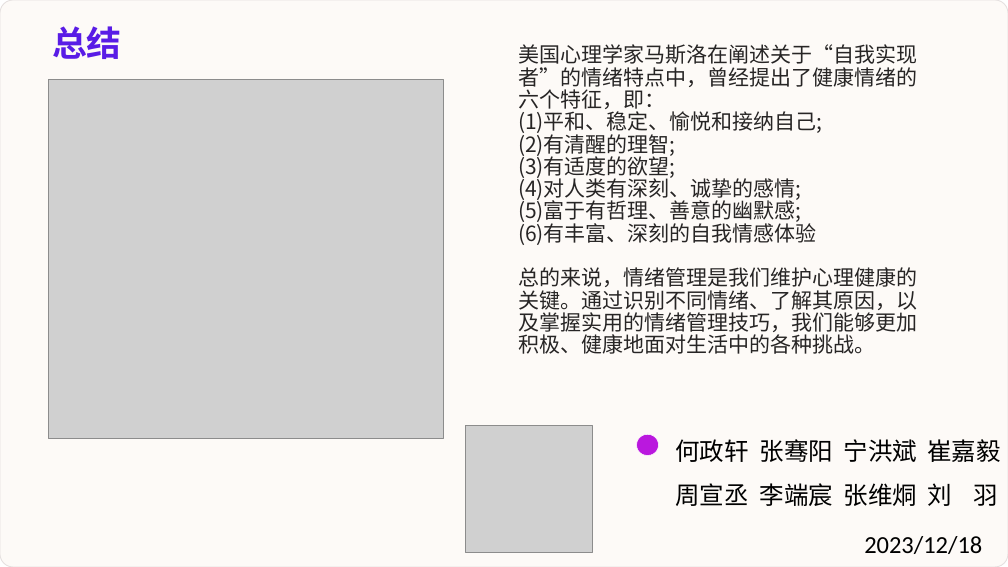
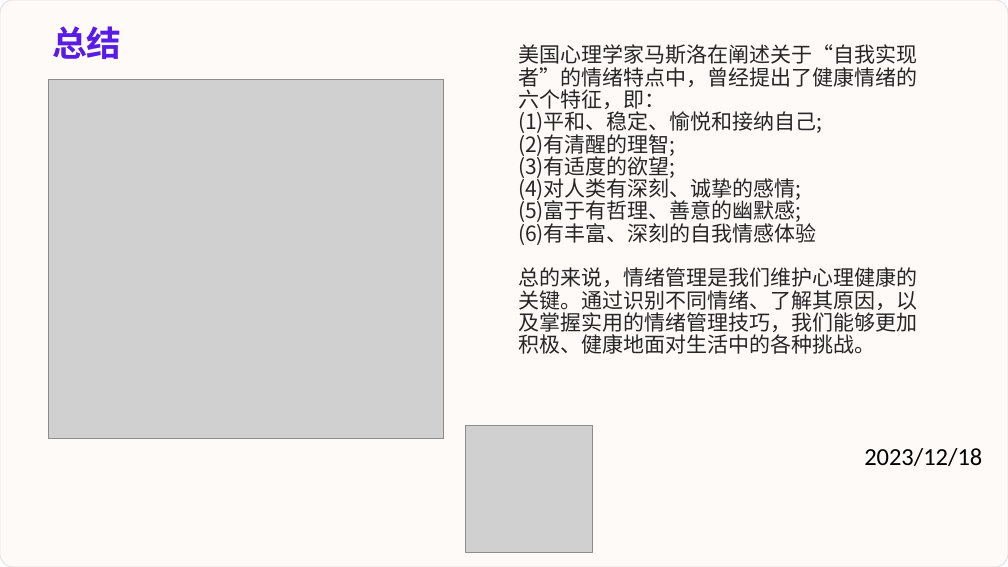
Before and after one commit to HeZha536/HeZha536.github.io, a slide deck: slide 8 of ppt/mentalhealth/202312180.pptx. Drawn at 1008x567 pixels with LibreOffice and Linux fonts; fonts in the diff are those of the drawing; grey boxes stand for pictures. Boxes give left, top, right and bottom in pixels: in the first picture for what was removed or moved away, otherwise in the second. Text is boxed around its words. In the diff, an @@ line names an element or a change of style, - is before the commit and + after.

```diff
--- a/ppt/mentalhealth/202312180.pptx
+++ b/ppt/mentalhealth/202312180.pptx
@@ rounded rectangle removed at box(636, 435, 658, 455) @@
@@ text at box(675, 439, 1000, 506): paragraphs removed @@
-何政轩 张骞阳 宁洪斌 崔嘉毅
-周宣丞 李端宸 张维烔 刘 羽
```
Also in this commit, not shown: 1 other slide changed, 32 other files.
